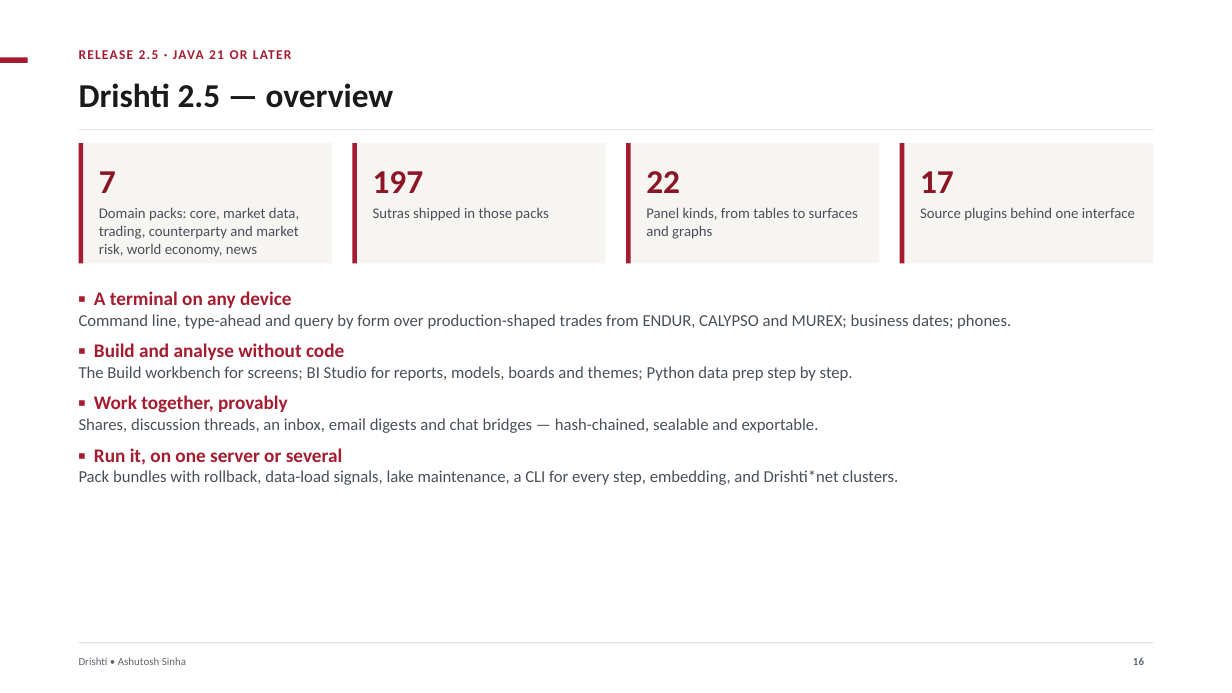
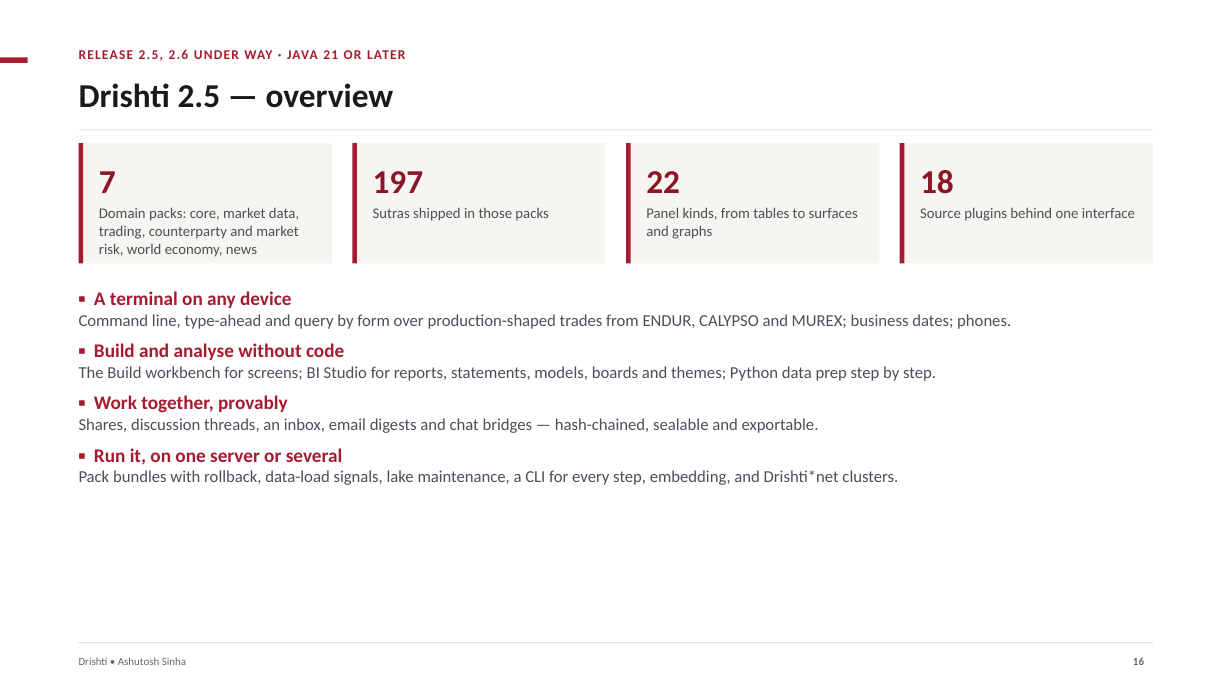
Before and after one commit to ajsinha/drishti, a slide deck: slide 16 of docs/publications/Drishti-Design-and-Evidence.pptx. Drawn at 1232x693 pixels with LibreOffice and Linux fonts; fonts in the diff are those of the drawing. Boxes give left, top, right and bottom in pixels: in the first picture for what was removed or moved away, otherwise in the second. Text is boxed around its words. In the diff, an @@ line names an element or a change of style, - is before the commit and + after.

```diff
--- a/docs/publications/Drishti-Design-and-Evidence.pptx
+++ b/docs/publications/Drishti-Design-and-Evidence.pptx
@@ text at bbox=[79, 49, 405, 61]: text changed @@
-RELEASE 2.5 · JAVA 21 OR LATER
+RELEASE 2.5, 2.6 UNDER WAY · JAVA 21 OR LATER
@@ text at bbox=[920, 170, 954, 194]: text changed @@
-17
+18
@@ text at bbox=[79, 366, 936, 381]: text changed @@
-The Build workbench for screens; BI Studio for reports, models, boards and themes; Python data prep step by step.
+The Build workbench for screens; BI Studio for reports, statements, models, boards and themes; Python data prep step by step.
```
Also in this commit, not shown: 7 other slides changed, 8 other files.
